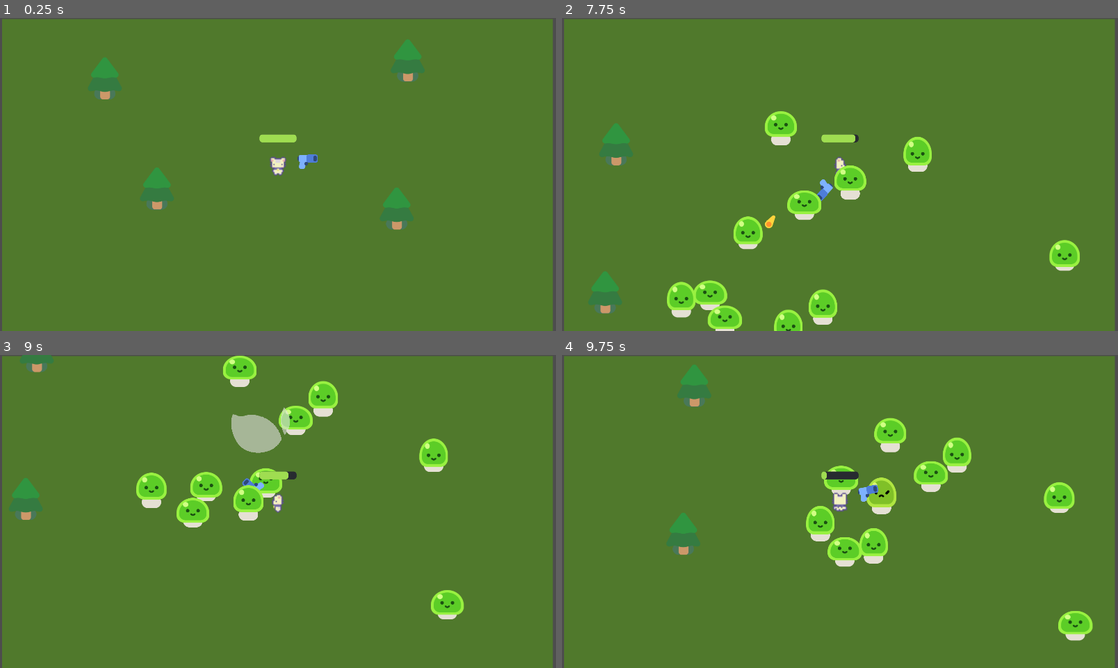
Above: before the commit, frames 1-4 (two rows, left to right).
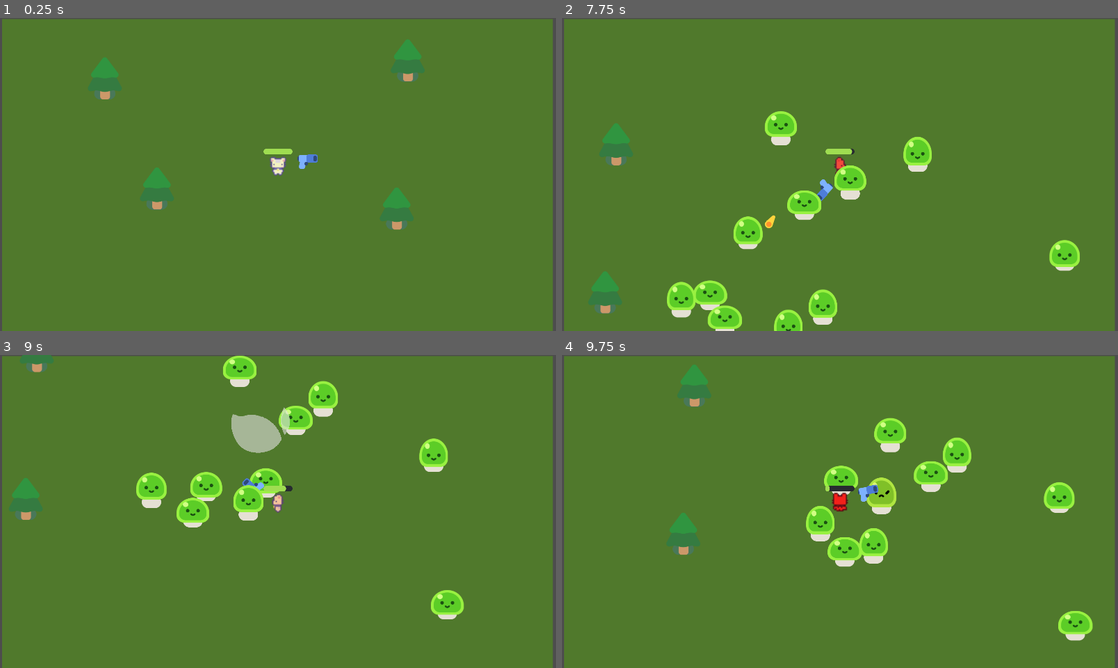
Above: after the commit, the same moments.

Repository: cu-jonas/cozy_cook
Game: Godot game, scene res://game.tscn
The game is run twice, just before and just after one commit, with the same random seed, the same clock (stepped at 60 frames per second) and the same inputs.
Inputs:
- Up to frame 1 (0.25 s): no input
- Up to frame 2 (7.75 s): tap Enter at 0.5 s; hold D (move_right) 0.53-1.28 s; hold S (move_down) 1.28-2.03 s; hold D (move_right) 2.03-2.78 s; hold W (move_up) 2.78-3.53 s; hold A (move_left) 3.53-5.03 s; hold S (move_down) 5.03-5.78 s; hold D (move_right) 5.78-6.53 s; hold W (move_up) 6.53-7.28 s; hold D (move_right) from 7.28 s (still down)
- Up to frame 3 (9 s): release D (move_right) at 8.03 s; hold S (move_down) 8.03-8.78 s; hold A (move_left) from 8.78 s (still down)
- Up to frame 4 (9.75 s): release A (move_left) at 9.53 s; hold W (move_up) from 9.53 s (still down)

The runs differ from the first frame. In frame 1, 0.3% of the frame differs, in the area x 46-54%, y 37-44%; in frame 2, 0.3%; in frame 3, 0.3%; in frame 4, 0.4%, in the area x 46-54%, y 37-50%.

Commit message:
added flashing hit effect and audio when cat takes damage

Diff:
--- a/characters/player/player.tscn
+++ /dev/null
@@ -1,61 +0,0 @@
-[gd_scene load_steps=8 format=3 uid="uid://b480fv0x1acjw"]
-
-[ext_resource type="PackedScene" uid="uid://pbmyh1qru7p" path="res://characters/happy_boo/happy_boo.tscn" id="1_4flbx"]
-[ext_resource type="Script" uid="uid://cayi4d37mhgto" path="res://characters/player/player.gd" id="1_onrkg"]
-[ext_resource type="PackedScene" uid="uid://dib33o0j2vmc5" path="res://pistol/weapon.tscn" id="3_i3pqv"]
-
-[sub_resource type="CircleShape2D" id="CircleShape2D_onrkg"]
-radius = 33.0
-
-[sub_resource type="CircleShape2D" id="CircleShape2D_i3pqv"]
-radius = 41.0
-
-[sub_resource type="StyleBoxFlat" id="StyleBoxFlat_i3pqv"]
-bg_color = Color(0.152941, 0.168627, 0.188235, 1)
-corner_radius_top_left = 10
-corner_radius_top_right = 10
-corner_radius_bottom_right = 10
-corner_radius_bottom_left = 10
-
-[sub_resource type="StyleBoxFlat" id="StyleBoxFlat_hqtel"]
-bg_color = Color(0.623529, 0.866667, 0.317647, 1)
-corner_radius_top_left = 10
-corner_radius_top_right = 10
-corner_radius_bottom_right = 10
-corner_radius_bottom_left = 10
-
-[node name="Player" type="CharacterBody2D"]
-script = ExtResource("1_onrkg")
-
-[node name="HappyBoo" parent="." instance=ExtResource("1_4flbx")]
-unique_name_in_owner = true
-
-[node name="CollisionShape2D" type="CollisionShape2D" parent="."]
-position = Vector2(1, -12)
-shape = SubResource("CircleShape2D_onrkg")
-
-[node name="Camera2D" type="Camera2D" parent="."]
-
-[node name="Weapon" parent="." instance=ExtResource("3_i3pqv")]
-position = Vector2(0, -31)
-
-[node name="HurtBox" type="Area2D" parent="."]
-unique_name_in_owner = true
-collision_layer = 0
-collision_mask = 2
-
-[node name="CollisionShape2D" type="CollisionShape2D" parent="HurtBox"]
-position = Vector2(0, -14)
-shape = SubResource("CircleShape2D_i3pqv")
-debug_color = Color(0.790415, 0.0759102, 3.85046e-07, 0.419608)
-
-[node name="HealthBar" type="ProgressBar" parent="."]
-unique_name_in_owner = true
-offset_left = -64.0
-offset_top = -138.0
-offset_right = 64.0
-offset_bottom = -111.0
-theme_override_styles/background = SubResource("StyleBoxFlat_i3pqv")
-theme_override_styles/fill = SubResource("StyleBoxFlat_hqtel")
-value = 100.0
-show_percentage = false
--- a/characters/player/player.gd
+++ b/characters/player_cat/player_cat.gd
@@ -15,6 +15,15 @@
 	var overlapping_mobs = %HurtBox.get_overlapping_bodies()
 	const DAMAGE_RATE = 50.0
 	health -= overlapping_mobs.size() * DAMAGE_RATE * delta
+
+	if overlapping_mobs.size() > 0:
+		%AnimationPlayer.play("hit_flash")
+		if not %AudioHitSound.playing:
+			%AudioHitSound.play()
+
+
 	%HealthBar.value = health
 	if health <= 0.0:
+		if not %AudioDeathSound.playing:
+			%AudioDeathSound.play()
 		health_depleted.emit()
--- a/characters/player_cat/player_cat.tscn
+++ b/characters/player_cat/player_cat.tscn
@@ -1,9 +1,48 @@
-[gd_scene load_steps=9 format=3 uid="uid://xwqhwh8tyog6"]
+[gd_scene load_steps=14 format=3 uid="uid://xwqhwh8tyog6"]
 
-[ext_resource type="Script" uid="uid://cayi4d37mhgto" path="res://characters/player/player.gd" id="1_mk5fp"]
+[ext_resource type="Script" uid="uid://cayi4d37mhgto" path="res://characters/player_cat/player_cat.gd" id="1_mk5fp"]
 [ext_resource type="SpriteFrames" uid="uid://tg5lu6a4yqcp" path="res://characters/player_cat/cat_frames.tres" id="3_ht42k"]
 [ext_resource type="PackedScene" uid="uid://dib33o0j2vmc5" path="res://pistol/weapon.tscn" id="3_m4gtg"]
 [ext_resource type="Script" uid="uid://dlf5vi7esjhw1" path="res://characters/player_cat/animated_cat.gd" id="4_sjkqh"]
+[ext_resource type="AudioStream" uid="uid://cd1y035s8crbo" path="res://characters/player_cat/sounds/take_damage.wav" id="5_sjkqh"]
+[ext_resource type="AudioStream" uid="uid://c47s2o2n5jfri" path="res://characters/player_cat/sounds/death.wav" id="6_idf8u"]
+
+[sub_resource type="Animation" id="Animation_ht42k"]
+resource_name = "hit_flash"
+length = 0.5
+tracks/0/type = "value"
+tracks/0/imported = false
+tracks/0/enabled = true
+tracks/0/path = NodePath(".:modulate")
+tracks/0/interp = 2
+tracks/0/loop_wrap = true
+tracks/0/keys = {
+"times": PackedFloat32Array(0, 0.233333, 0.5),
+"transitions": PackedFloat32Array(1, 1, 1),
+"update": 0,
+"values": [Color(1, 1, 1, 1), Color(1, 0, 0, 1), Color(1, 1, 1, 1)]
+}
+
+[sub_resource type="Animation" id="Animation_sjkqh"]
+length = 0.001
+tracks/0/type = "value"
+tracks/0/imported = false
+tracks/0/enabled = true
+tracks/0/path = NodePath(".:modulate")
+tracks/0/interp = 1
+tracks/0/loop_wrap = true
+tracks/0/keys = {
+"times": PackedFloat32Array(0),
+"transitions": PackedFloat32Array(1),
+"update": 0,
+"values": [Color(1, 1, 1, 1)]
+}
+
+[sub_resource type="AnimationLibrary" id="AnimationLibrary_idf8u"]
+_data = {
+&"RESET": SubResource("Animation_sjkqh"),
+&"hit_flash": SubResource("Animation_ht42k")
+}
 
 [sub_resource type="CircleShape2D" id="CircleShape2D_onrkg"]
 radius = 33.0
@@ -25,7 +64,7 @@
 corner_radius_bottom_right = 10
 corner_radius_bottom_left = 10
 
-[node name="Player" type="CharacterBody2D"]
+[node name="PlayerCat" type="CharacterBody2D"]
 script = ExtResource("1_mk5fp")
 
 [node name="AnimatedCat" type="AnimatedSprite2D" parent="."]
@@ -34,8 +73,14 @@
 scale = Vector2(4, 4)
 sprite_frames = ExtResource("3_ht42k")
 animation = &"running_right"
-frame_progress = 0.0269935
+frame_progress = 0.370559
 script = ExtResource("4_sjkqh")
+
+[node name="AnimationPlayer" type="AnimationPlayer" parent="AnimatedCat"]
+unique_name_in_owner = true
+libraries = {
+&"": SubResource("AnimationLibrary_idf8u")
+}
 
 [node name="CollisionShape2D" type="CollisionShape2D" parent="."]
 position = Vector2(0, -32)
@@ -58,11 +103,28 @@
 
 [node name="HealthBar" type="ProgressBar" parent="."]
 unique_name_in_owner = true
-offset_left = -64.0
-offset_top = -138.0
-offset_right = 64.0
-offset_bottom = -111.0
+anchors_preset = 8
+anchor_left = 0.5
+anchor_top = 0.5
+anchor_right = 0.5
+anchor_bottom = 0.5
+offset_left = -50.0
+offset_top = -89.275
+offset_right = 50.0
+offset_bottom = -69.275
+grow_horizontal = 2
+grow_vertical = 2
 theme_override_styles/background = SubResource("StyleBoxFlat_i3pqv")
 theme_override_styles/fill = SubResource("StyleBoxFlat_hqtel")
 value = 100.0
 show_percentage = false
+
+[node name="AudioHitSound" type="AudioStreamPlayer2D" parent="."]
+unique_name_in_owner = true
+position = Vector2(0, -28.34)
+scale = Vector2(4, 4)
+stream = ExtResource("5_sjkqh")
+
+[node name="AudioDeathSound" type="AudioStreamPlayer2D" parent="."]
+unique_name_in_owner = true
+stream = ExtResource("6_idf8u")
--- a/game.gd
+++ b/game.gd
@@ -14,4 +14,4 @@
 
 func _on_player_health_depleted() -> void:
 	%GameOver.visible = true
-	get_tree().paused = true
+	#get_tree().paused = true
--- a/game.tscn
+++ b/game.tscn
@@ -80,4 +80,5 @@
 theme_override_font_sizes/font_size = 128
 text = "GAME OVER :-("
 
+[connection signal="health_depleted" from="CatPlayer" to="." method="_on_player_health_depleted"]
 [connection signal="timeout" from="Timer" to="." method="spawn_mob"]
Renamed: characters/player/player.gd.uid -> characters/player_cat/player_cat.gd.uid
Not shown, added: characters/player_cat/sounds/death.wav.import
Not shown, added: characters/player_cat/sounds/take_damage.wav.import
Not shown, changed: README.md
Not shown, added: characters/player_cat/sounds/death.wav
Not shown, added: characters/player_cat/sounds/take_damage.wav
